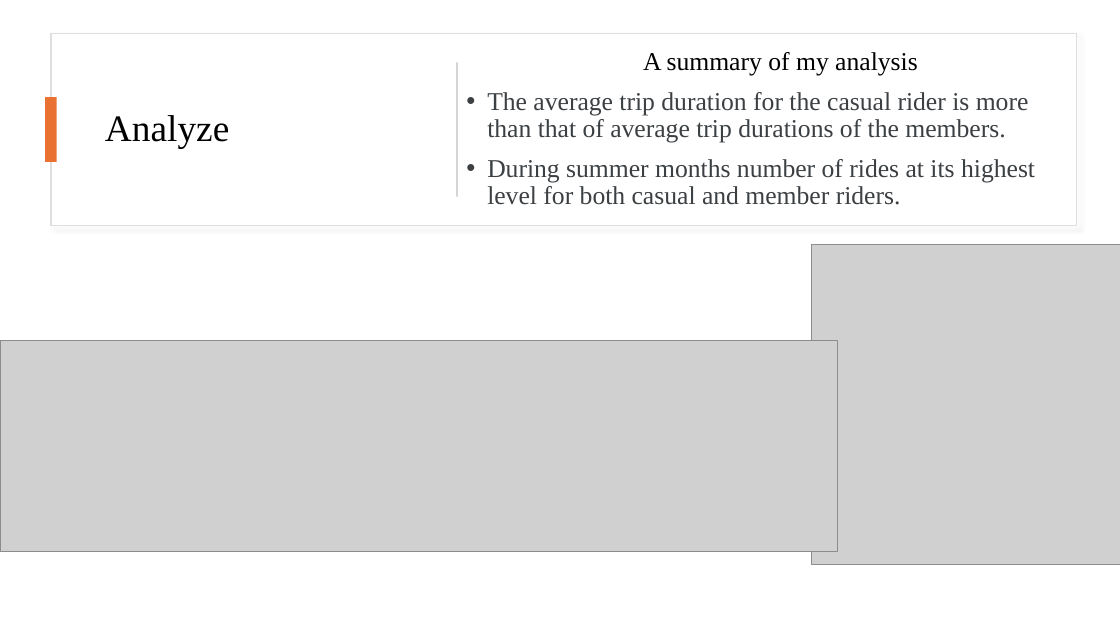
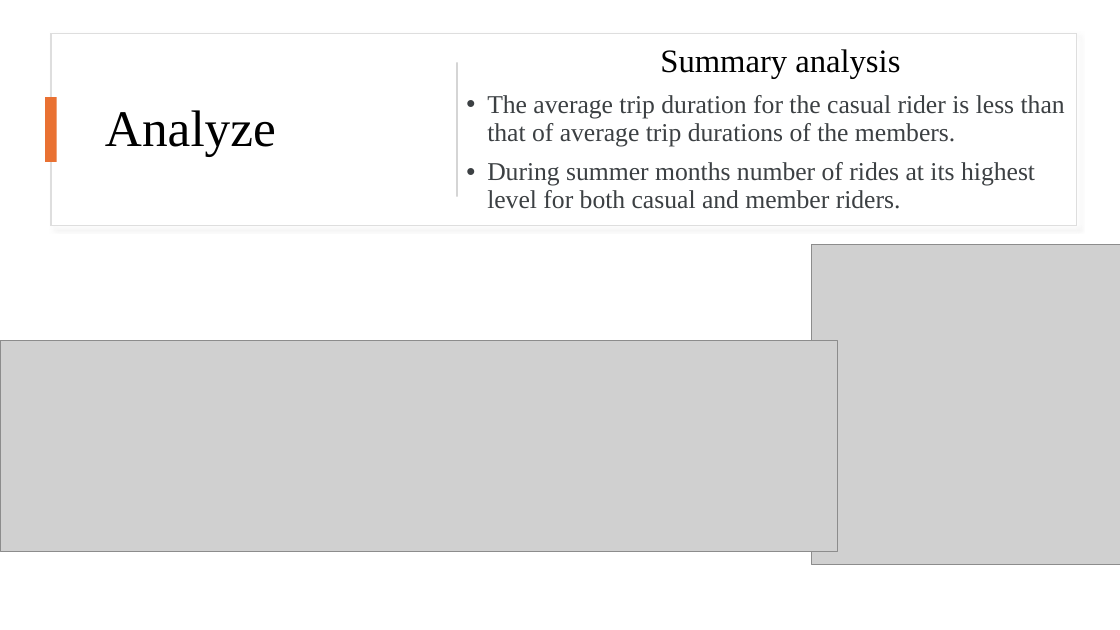
Before and after one commit to y4611676/Unanimous-Project, a slide deck: slide 9 of Bike_Share/How_Does_a_Bike_Share_Navigate_Speedy_Success.pptx. Drawn at 1120x630 pixels with LibreOffice and Linux fonts; fonts in the diff are those of the drawing; grey boxes stand for pictures. Boxes give left, top, right and bottom in pixels: in the first picture for what was removed or moved away, otherwise in the second. Text is boxed around its words. In the diff, an @@ line names an element or a change of style, - is before the commit and + after.

```diff
--- a/Bike_Share/How_Does_a_Bike_Share_Navigate_Speedy_Success.pptx
+++ b/Bike_Share/How_Does_a_Bike_Share_Navigate_Speedy_Success.pptx
@@ title "Analyze" at bbox=[105, 110, 276, 156]: size 32 to 44 pt @@
@@ text at bbox=[487, 49, 1065, 147]: text changed @@
-A summary of my analysis
-• The average trip duration for the casual rider is more than that of average trip durations of the members.
+Summary analysis
+• The average trip duration for the casual rider is less than that of average trip durations of the members.
```
Also in this commit, not shown: 9 other slides changed, 1 other file.
